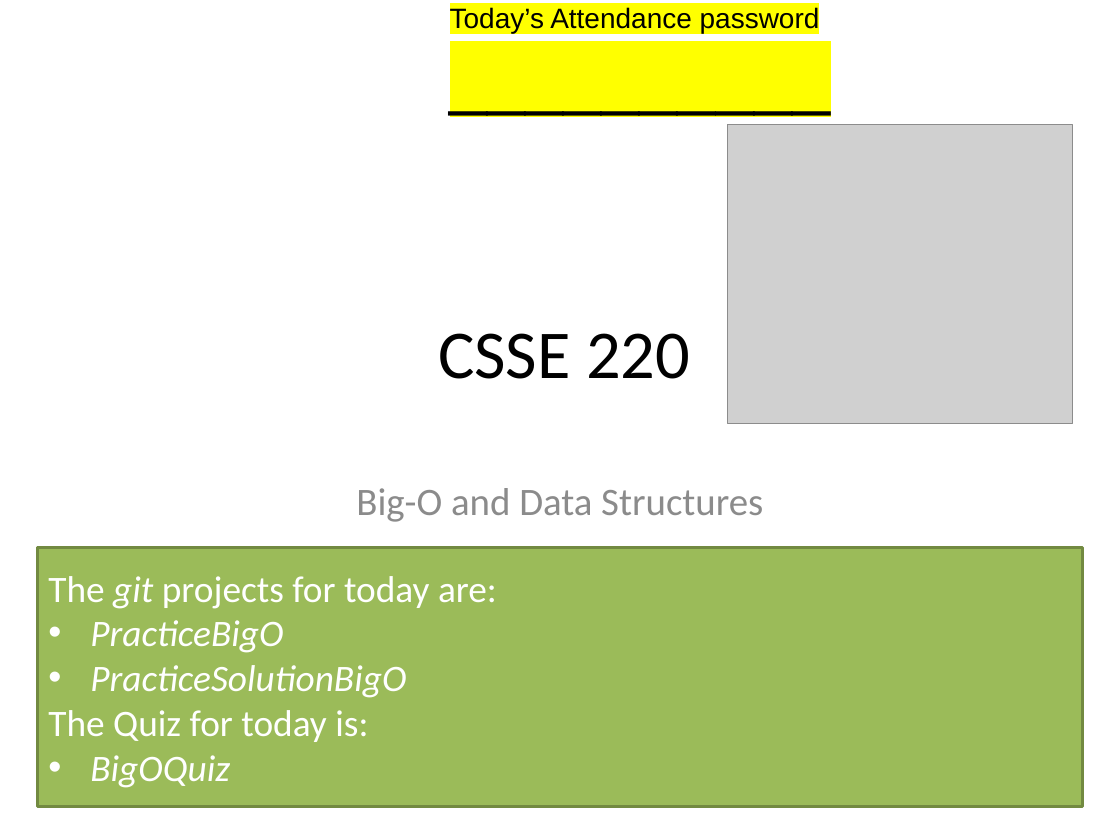
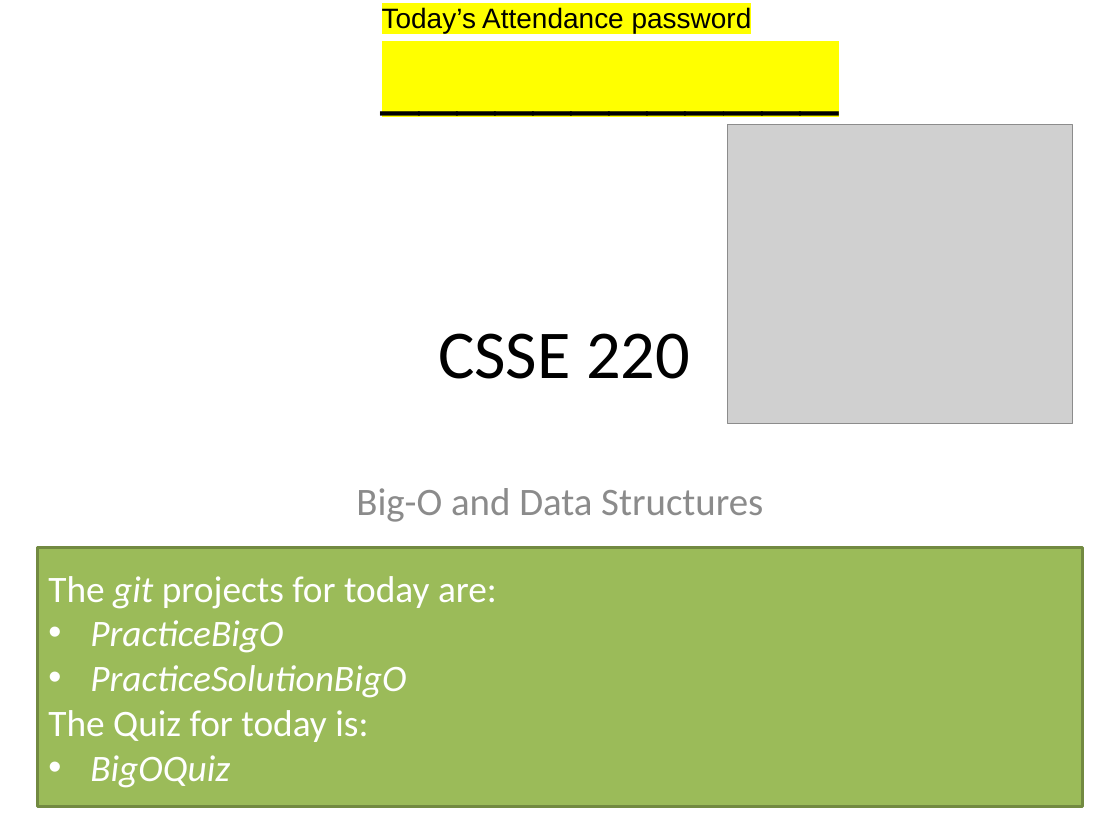
Before and after one commit to RHIT-CSSE/csse220, a slide deck: slide 1 of ClassMaterials/BigO/Slides/Part1-BigO.pptx. Drawn at 1120x840 pixels with LibreOffice and Linux fonts; fonts in the diff are those of the drawing; grey boxes stand for pictures. Boxes give left, top, right and bottom in pixels: in the first picture for what was removed or moved away, otherwise in the second. Text is boxed around its words. In the diff, an @@ line names an element or a change of style, - is before the commit and + after.

```diff
--- a/ClassMaterials/BigO/Slides/Part1-BigO.pptx
+++ b/ClassMaterials/BigO/Slides/Part1-BigO.pptx
@@ text at <box>382,6,752,33</box>: text changed @@
-__________
+____________
@@ text "Today’s Attendance password": place and size @@
-text "Today’s Attendance password" at <box>450,6,820,33</box>
+text "Today’s Attendance password" at <box>382,6,752,33</box>
```
Also in this commit, not shown: 1 other slide changed, 1 slide added, 2 other files.
